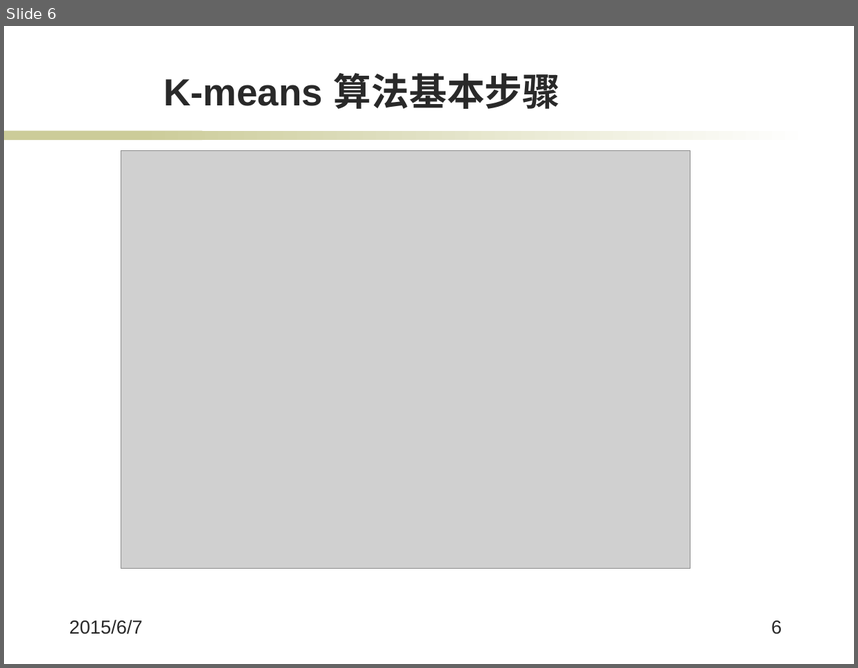
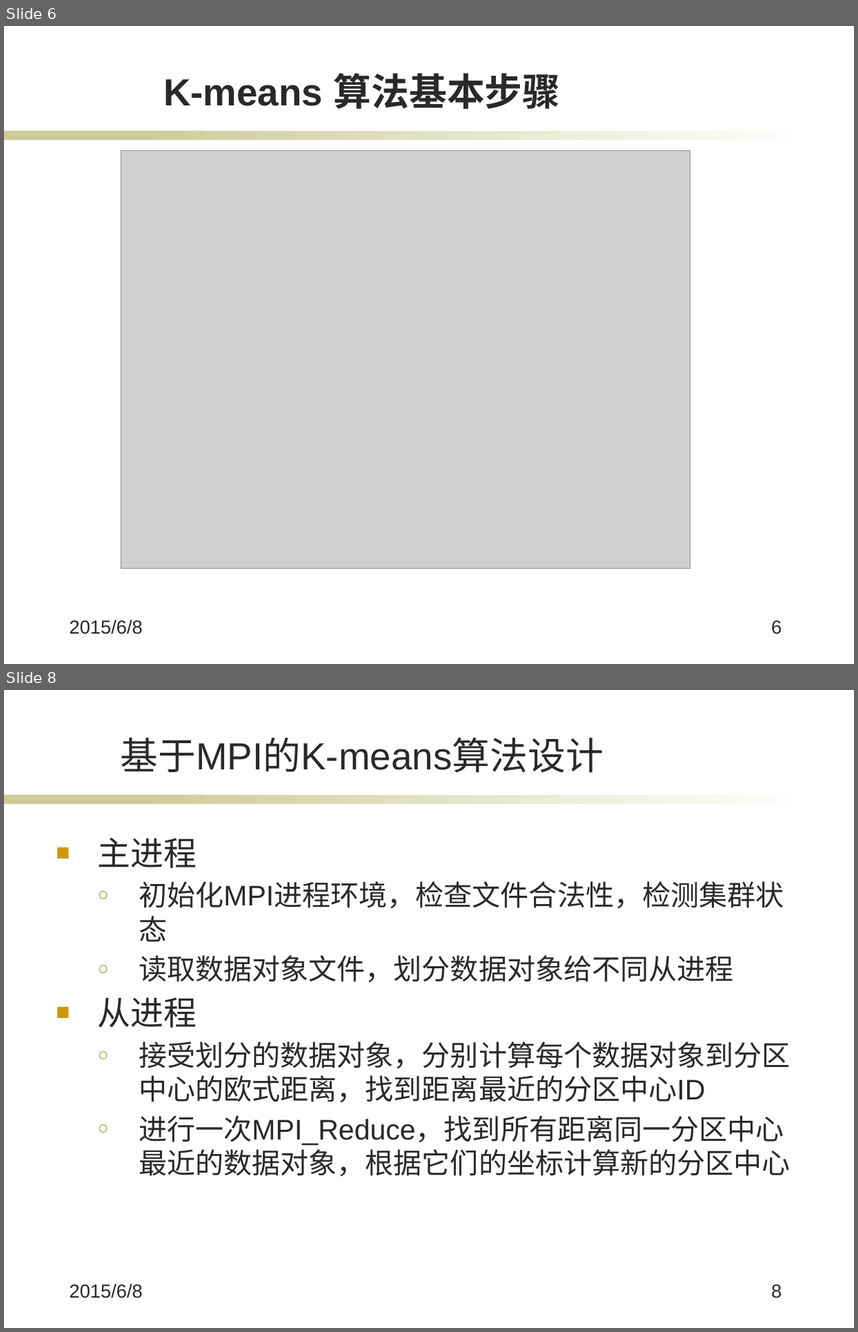
Before and after one commit to jiangxincode/thesis, a slide deck: 答辩.pptx. Shown one above the other, each under a label of ours: slide 6 before the commit, slides 6 and 8 after it; the slides between them are not shown. The pictures are 858x668 and 858x1332 pixels, drawn with LibreOffice and Linux fonts; fonts in the diff are those of the drawing; grey boxes stand for pictures; background and template pictures are left out. Boxes give left, top, right and bottom in pixels: in the first picture for what was removed or moved away, otherwise in the second. Text is boxed around its words. In the diff, an @@ line names an element or a change of style, - is before the commit and + after.

```diff
--- a/答辩.pptx
+++ b/答辩.pptx
@@ slide 8 added at <box>4,690,854,1328</box>, background #FFFFFF; not listed: 2 template elements that a slide beside it also shows @@
@@ title added at <box>121,738,604,773</box>, 32 pt, text #292929 @@
+基于MPI的K-means算法设计
@@ text added at <box>98,838,791,1176</box>, 24 pt, text #292929 @@
+■ 主进程
+  ○ 初始化MPI进程环境，检查文件合法性，检测集群状态
+  ○ 读取数据对象文件，划分数据对象给不同从进程
+■ 从进程
+  ○ 接受划分的数据对象，分别计算每个数据对象到分区中心的欧式距离，找到距离最近的分区中心ID
+  ○ 进行一次MPI_Reduce，找到所有距离同一分区中心最近的数据对象，根据它们的坐标计算新的分区中心
@@ text added at <box>70,1283,143,1298</box>, 16 pt, text #292929 @@
+2015/6/8
@@ page number added at <box>771,1284,782,1298</box>, 16 pt, text #292929 @@
+8
@@ slide 6 changed as well @@
@@ text at <box>70,619,143,634</box>: text changed @@
-2015/6/7
+2015/6/8
```
Also in this commit, not shown: 16 other slides changed, 1 other slide added, 1 slide removed, 2 other files.
